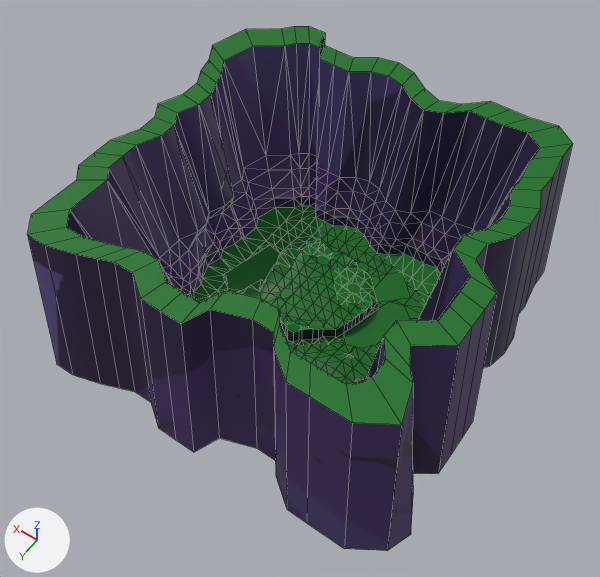
The FBX model Assets/Mis Cosas/Modelos/Mapas/Pelea/Piedra/Mapa Piedras Batalla.fbx as it was, and as the next commit left it.
Rendered twice from a 50 mm camera at (-462.0, 674.0, 1068.0) aimed at (-15.0, 50.0, 87.0). Every picture has the same lights, and +X, +Y and +Z are marked at lower left. Mesh edges are drawn as thin lines. Where no turn or scale is listed for an object, it has been applied to the vertices.

Objects in the first picture: 'Piedras Batalla'.
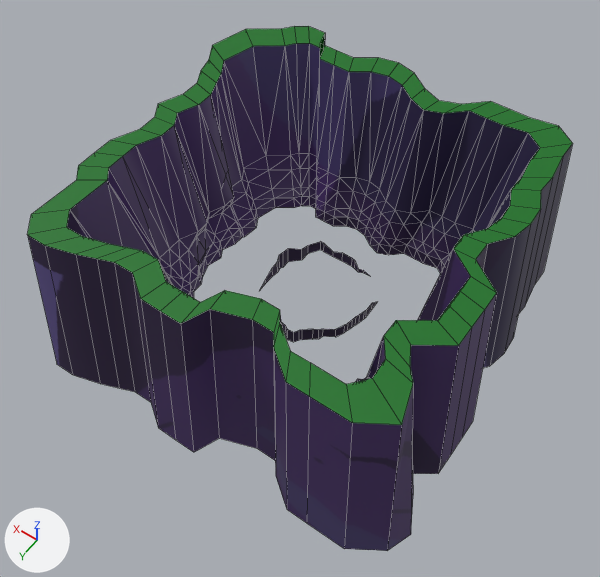
The change in detail:
me_mesh is used by ob_piedras_batalla; location (0.0, 0.0, 0.0).
me_mesh had 848 vertices, 1353 faces and spanned x -332.0..321.0, y -315.0..319.0, z -25.0..268.0.
me_mesh now has 599 vertices, 815 faces and spans x -332.0..321.0, y -315.0..319.0, z -25.0..268.0.
Part 1, on me_mesh:
249 vertices are removed from x -153.0..143.0, y -147.0..157.0, z -4.0..23.0.
538 faces are deleted.

Pixel boxes (x1, y1, x2, y2) of what changed, in the pictures (600 x 577 px):
part 1 of me_mesh, deleted (green)
    before: (194, 206, 440, 384)
